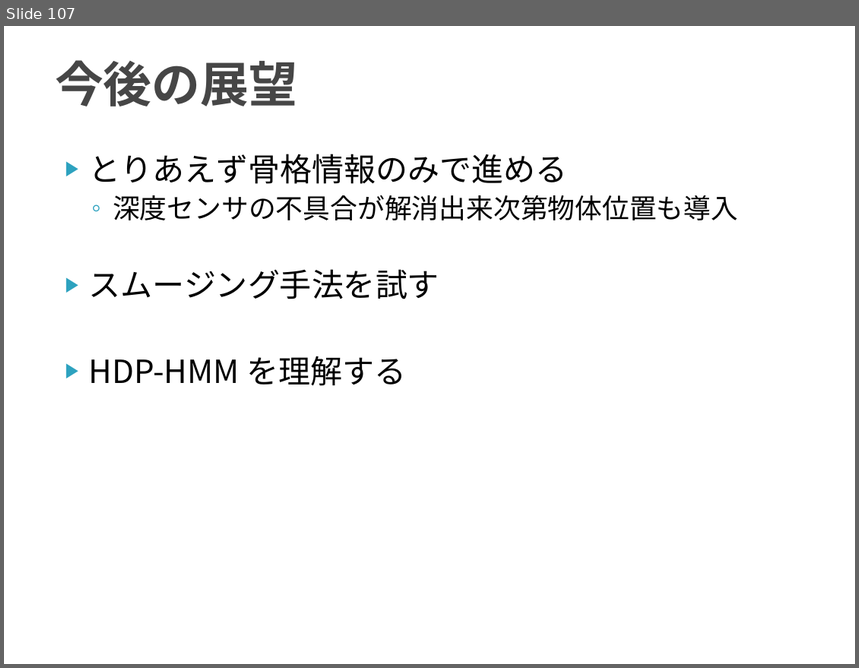
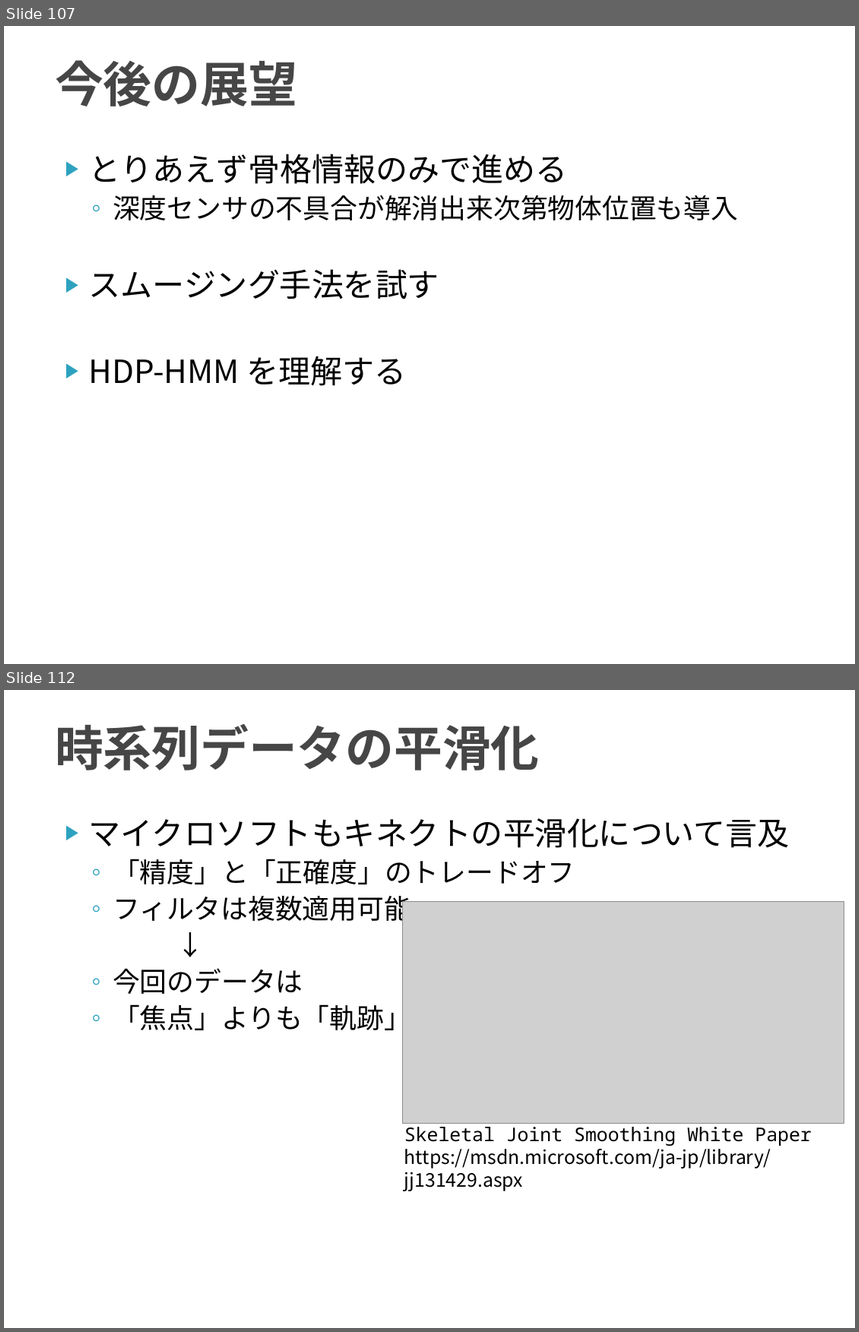
Before and after one commit to TetsuyaKomota/MyMasterStudies, a slide deck: slides/discussion2016.pptx. Shown one above the other, each under a label of ours: slide 107 before the commit, slides 107 and 112 after it; the slides between them are not shown. The pictures are 859x668 and 859x1332 pixels, drawn with LibreOffice and Linux fonts; fonts in the diff are those of the drawing; grey boxes stand for pictures. Boxes give left, top, right and bottom in pixels: in the first picture for what was removed or moved away, otherwise in the second. Text is boxed around its words. In the diff, an @@ line names an element or a change of style, - is before the commit and + after.

```diff
--- a/slides/discussion2016.pptx
+++ b/slides/discussion2016.pptx
@@ slide 112 added at (x1=4, y1=690, x2=855, y2=1328), background #FFFFFF @@
@@ title added at (x1=55, y1=723, x2=540, y2=771), 41 pt, text #464646, bold @@
+時系列データの平滑化
@@ text added at (x1=89, y1=818, x2=790, y2=1036), 23 pt, text #000000 @@
+▶ マイクロソフトもキネクトの平滑化について言及
+  ◦ 「精度」と「正確度」のトレードオフ
+  ◦ フィルタは複数適用可能
+  ↓
+  ◦ 今回のデータは
+  ◦ 「焦点」よりも「軌跡」
@@ picture added at (x1=403, y1=902, x2=844, y2=1124) @@
@@ text added at (x1=405, y1=1127, x2=811, y2=1192), 16 pt, text #000000 @@
+Skeletal Joint Smoothing White Paper
+https://msdn.microsoft.com/ja-jp/library/jj131429.aspx
```
Also in this commit, not shown: 5 other slides added.
